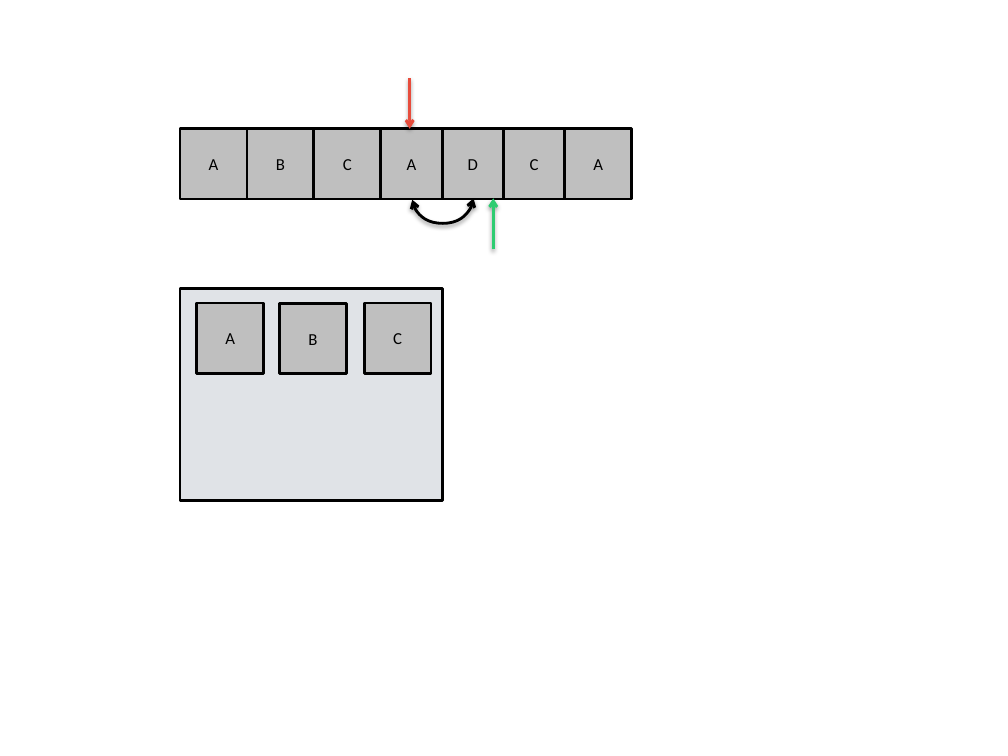
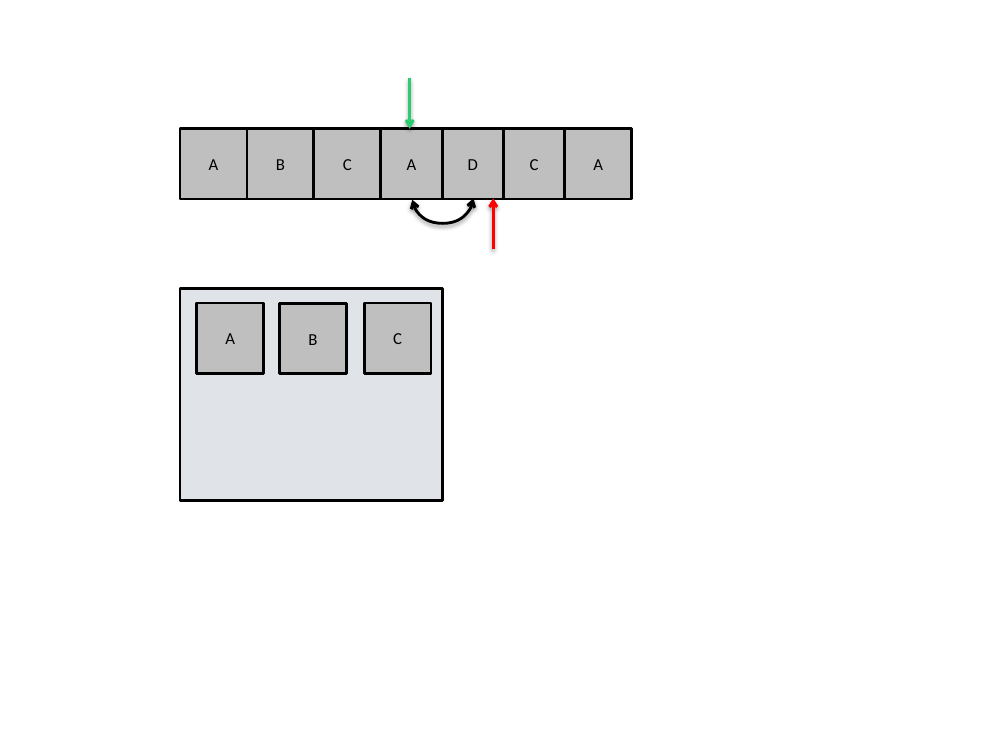
Before and after one commit to jainankit49/HackerGymContent, a slide deck: slide 55 of Images/imgs.pptx (slide 57 before the commit). Drawn at 1008x756 pixels with LibreOffice and Linux fonts; fonts in the diff are those of the drawing. Boxes give left, top, right and bottom in pixels: in the first picture for what was removed or moved away, otherwise in the second. Text is boxed around its words. In the diff, an @@ line names an element or a change of style, - is before the commit and + after.

```diff
--- a/Images/imgs.pptx
+++ b/Images/imgs.pptx
@@ arrow (409, 79) - (409, 129): stroke #E74C3C 2 pt to #2ECC71 2 pt @@
@@ arrow (493, 249) - (493, 199): stroke #2ECC71 2 pt to #FF0000 2 pt @@
```
Also in this commit, not shown: 10 other slides changed, 2 slides removed.
